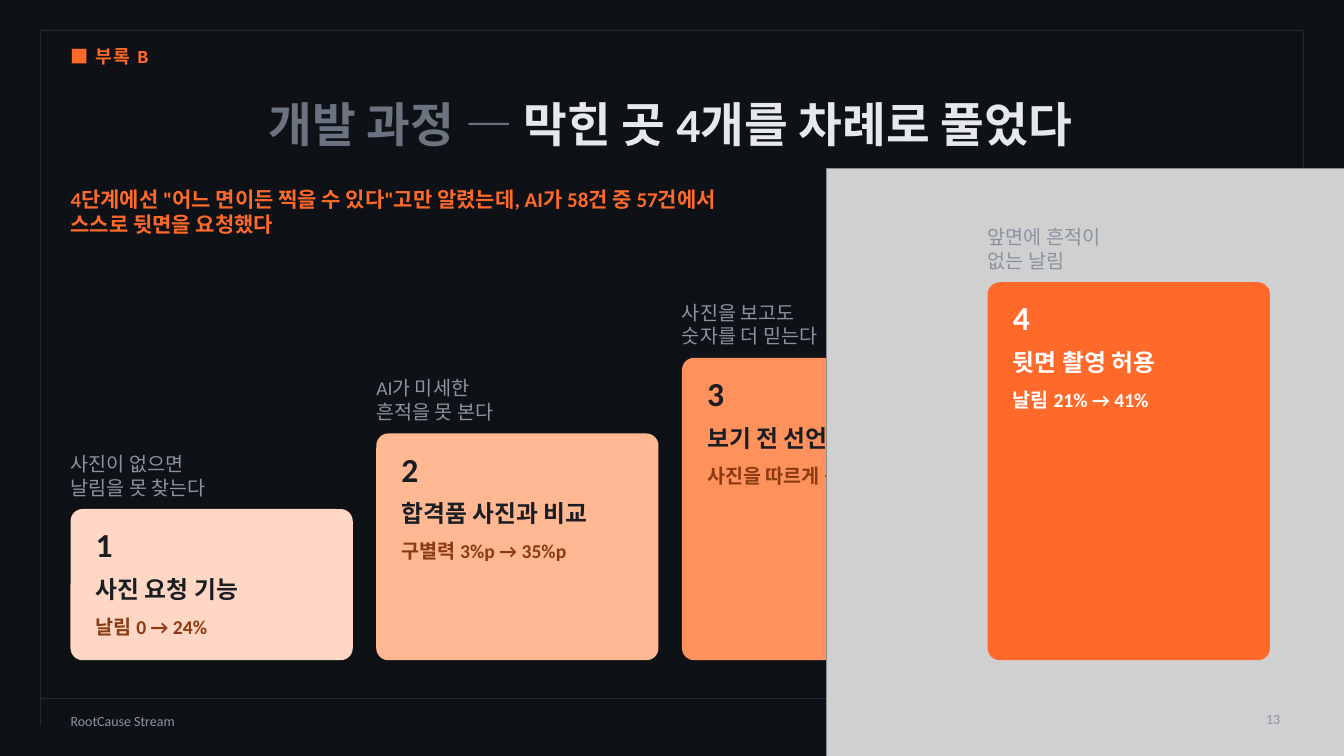
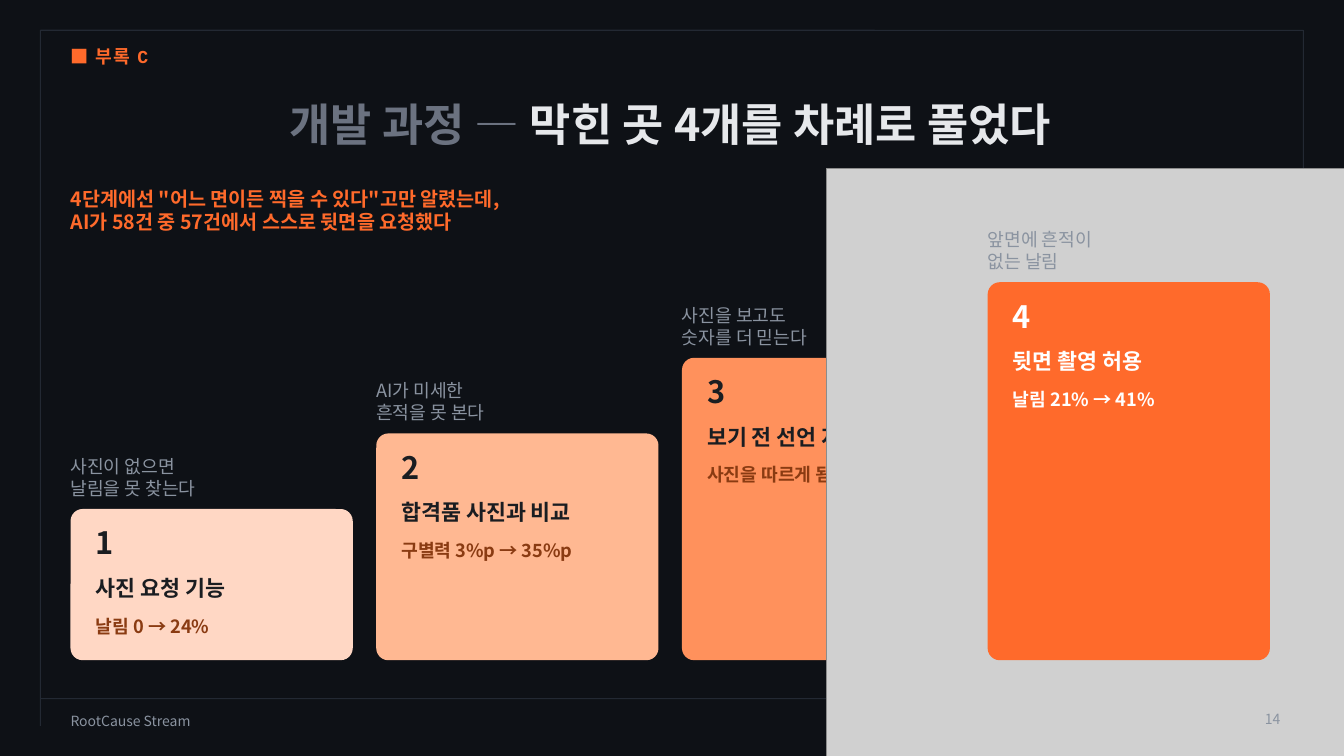
Before and after one commit to dlwogud/rootcause-stream, a slide deck: slide 14 of deck/RootCause_Stream_발표자료.pptx (slide 13 before the commit). Drawn at 1344x756 pixels with LibreOffice and Linux fonts; fonts in the diff are those of the drawing; grey boxes stand for pictures; background and template pictures are left out. Boxes give left, top, right and bottom in pixels: in the first picture for what was removed or moved away, otherwise in the second. Text is boxed around its words. In the diff, an @@ line names an element or a change of style, - is before the commit and + after.

```diff
--- a/deck/RootCause_Stream_발표자료.pptx
+++ b/deck/RootCause_Stream_발표자료.pptx
@@ text at [96,48,148,65]: text changed @@
-■ 부록 B
+■ 부록 C
@@ title "개발 과정 — 막힌 곳 ..." at [289,103,1051,145]: size 34 to 32 pt, font Calibri to Noto Sans CJK KR @@
@@ text at [71,189,500,231]: text changed; size 15 to 14 pt; font Calibri to Noto Sans CJK KR @@
-4단계에선 "어느 면이든 찍을 수 있다"고만 알렸는데, AI가 58건 중 57건에서 스스로 뒷면을 요청했다
+4단계에선 "어느 면이든 찍을 수 있다"고만 알렸는데,
+AI가 58건 중 57건에서 스스로 뒷면을 요청했다
@@ size 14 to 13 pt, font Calibri to Noto Sans CJK KR in 8 elements at [96,617,209,635], [71,458,195,497], [401,542,573,561], [376,382,484,421], [707,463,833,487], [682,307,807,346], [1013,390,1155,408], [988,231,1092,269] @@
@@ size 24 to 22 pt, font Calibri to Noto Sans CJK KR in 4 elements at [96,531,114,554], [401,455,419,479], [707,379,725,404], [1013,305,1031,328] @@
@@ size 17 to 15.5 pt, font Calibri to Noto Sans CJK KR in 4 elements at [96,577,225,598], [401,501,571,522], [707,423,882,450], [1013,351,1142,371] @@
@@ text "RootCause Stream" at [71,715,191,726]: font Calibri to Noto Sans CJK KR @@
@@ page number at [1265,714,1281,724]: text changed; font Calibri to Noto Sans CJK KR @@
-13
+14
```
Also in this commit, not shown: 17 other slides changed, 2 other files.
